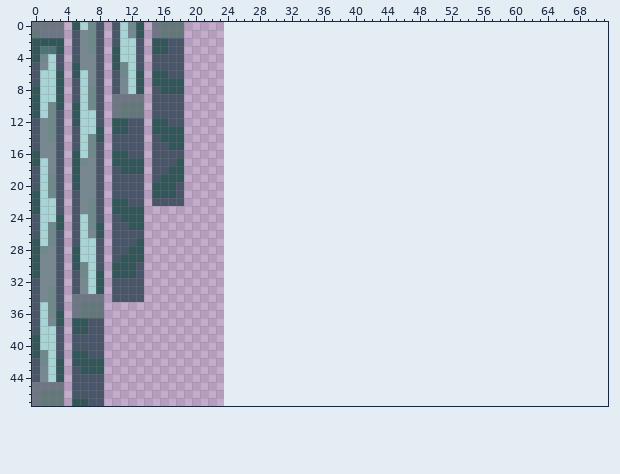
Edited in one commit: sprite sheet (ImagesV1.1/DoorAnimation.png). The picture above is the old version.
The file is 24x48 pixels. Colours within 5 levels of each other are drawn and written as one. The old version is drawn lined up with the new one, on the new canvas.
New version:
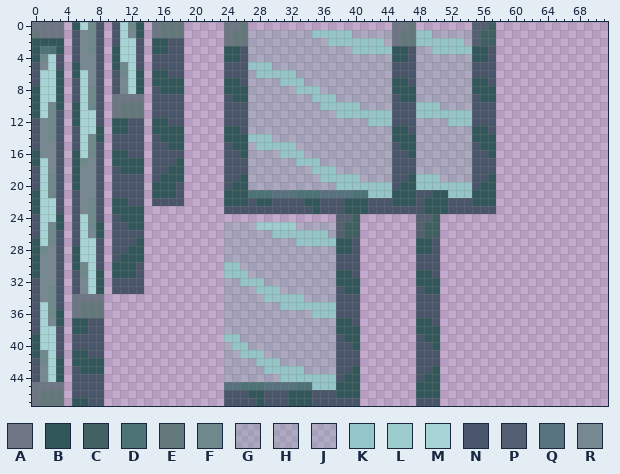
Palette (. is transparent): A #6e7685  B #31575a  C #416063  D #4c7477  E #62787a  F #6d898b  G #72a2a54d  H #79a7a94d  J #81acaf4d  K #94c6c9  L #9dcccf  M #a7d4d6  N #48556a  P #545f72  Q #577380  R #768892
The exact change:
canvas 24x48 -> 72x48
Changed rows in their new state; - is an unchanged pixel.
first column x 10:
 0 --------------AAE------------------AAE-------PPC
 1 --------------AEEHHHHHHHHKKKKKHHHHHAEEKKHHHHHPCC
 2 --------------AEEGGGGGGGGGGKKKKKKKGAEEKKKKKKGPCC
 3 --------------BBNGGGGGGGGGGGGGKKKKKBBNGGKKKKKBBN
 4 --------------BBNGGGGGGGGGGGGGGGGGGBBNGGGGGGGBBN
 5 --------------NNNKKKGGGGGGGGGGGGGGGNNNGGGGGGGNNN
 6 --------------NNNGKKKKKGGGGGGGGGGGGNNNGGGGGGGNNN
 7 --------------BBNGGGGKKKGGGGGGGGGGGBBNGGGGGGGBBN
 8 --------------BBBGGGGGGKKKGGGGGGGGGBBBGGGGGGGBBB
 9 --------------NBBGGGGGGGGKKKGGGGGGGNBBGGGGGGGNBB
10 --------------NNNGGGGGGGGGKKKKKGGGGNNNKKKGGGGNNN
11 --------------NNNGGGGGGGGGGGKKKKKKKNNNKKKKKKKNNN
12 --------------NNNGGGGGGGGGGGGGGGKKKNNNGGGGKKKNNN
13 --------------BBNGGGGGGGGGGGGGGGGGGBBNGGGGGGGBBN
14 --------------BBBKKKGGGGGGGGGGGGGGGBBBGGGGGGGBBB
15 --------------NBBGKKKKKGGGGGGGGGGGGNBBGGGGGGGNBB
16 --------------NNBGGGGKKKGGGGGGGGGGGNNBGGGGGGGNNB
17 --------------NNNGGGGGGKKKGGGGGGGGGNNNGGGGGGGNNN
18 --------------NNNGGGGGGGGKKKGGGGGGGNNNGGGGGGGNNN
19 --------------NNBGGGGGGGGGKKKKKGGGGNNBKKKGGGGNNB
20 --------------NBBGGGGGGGGGGGKKKKKKKNBBKKKKKKKNBB
21 --------------BBBDDDQQQDDDQQQQDDKKKBBBNNBBKKKBBB
22 --------------BBBNBBNNNNBBNNNBBBNNNBBBNBBBNNNBBB
23 --------------NNNNNNNNNNNBNNNBBBNNNNNNNBBBNNNNNN
24 ----------------------------PPC-------PPC-------
25 --------------HHHHLLLLLJHHHJPCC-------PCC-------
26 --------------GGGGGGKKKKKKKGPCC-------PCC-------
27 --------------GGGGGGGGGKKKKKBBN-------BBN-------
28 --------------GGGGGGGGGGGGGGBBN-------BBN-------
29 --------------GGGGGGGGGGGGGGNNN-------NNN-------
30 --------------KKGGGGGGGGGGGGNNN-------NNN-------
31 --------------KKKGGGGGGGGGGGBBN-------BBN-------
32 --------------GGKKKGGGGGGGGGBBB-------BBB-------
33 --------------GGGGKKKGGGGGGGNBB-------NBB-------
34 ....----------GGGGGKKKKKGGGGNNN-------NNN-------
35 --------------GGGGGGGKKKKKKKNNN-------NNN-------
36 --------------GGGGGGGGGGGKKKNNN-------NNN-------
37 --------------GGGGGGGGGGGGGGBBN-------BBN-------
38 --------------GGGGGGGGGGGGGGBBB-------BBB-------
39 --------------KKGGGGGGGGGGGGNBB-------NBB-------
40 --------------GKKGGGGGGGGGGGNNB-------NNB-------
41 --------------GGKKKGGGGGGGGGNNN-------NNN-------
42 --------------GGGGKKKGGGGGGGNNN-------NNN-------
43 --------------GGGGGKKKKKGGGGNNB-------NNB-------
44 --------------GGGGGGGKKKKKKKNBB-------NBB-------
45 --------------QQDDDQQQQDDKKKBBB-------BBB-------
46 --------------NNNBBNNNBBBNNNBBB-------BBB-------
47 --------------NNNNBNNNBBBNNNNNN-------NNN-------
